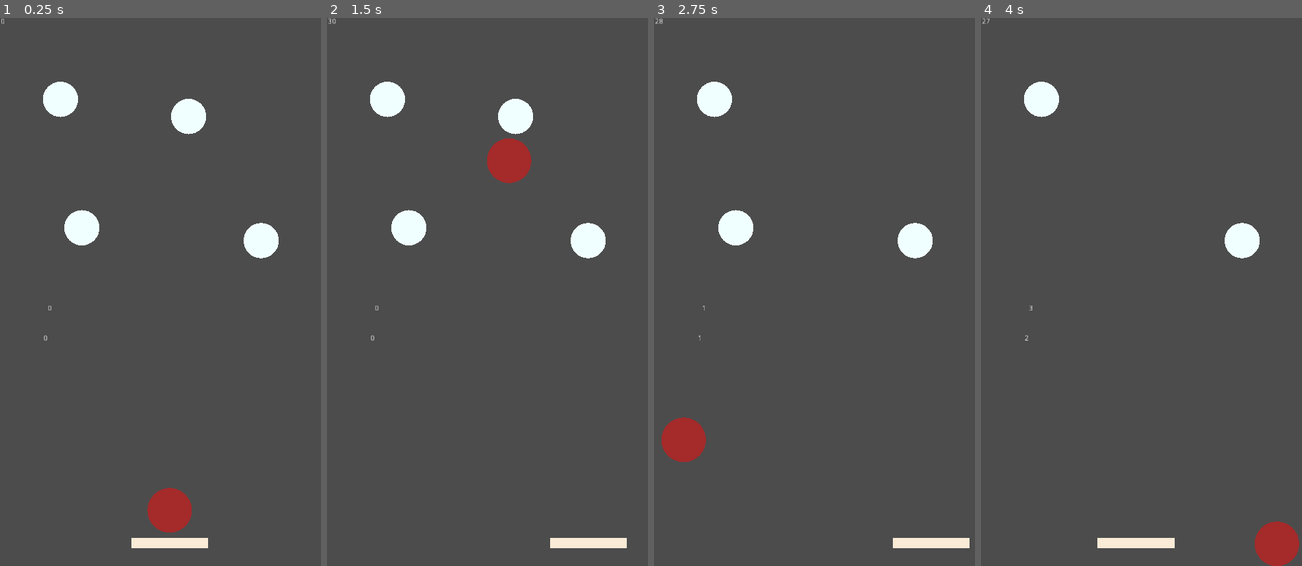
Above: before the commit, frames 1-4 (left to right).
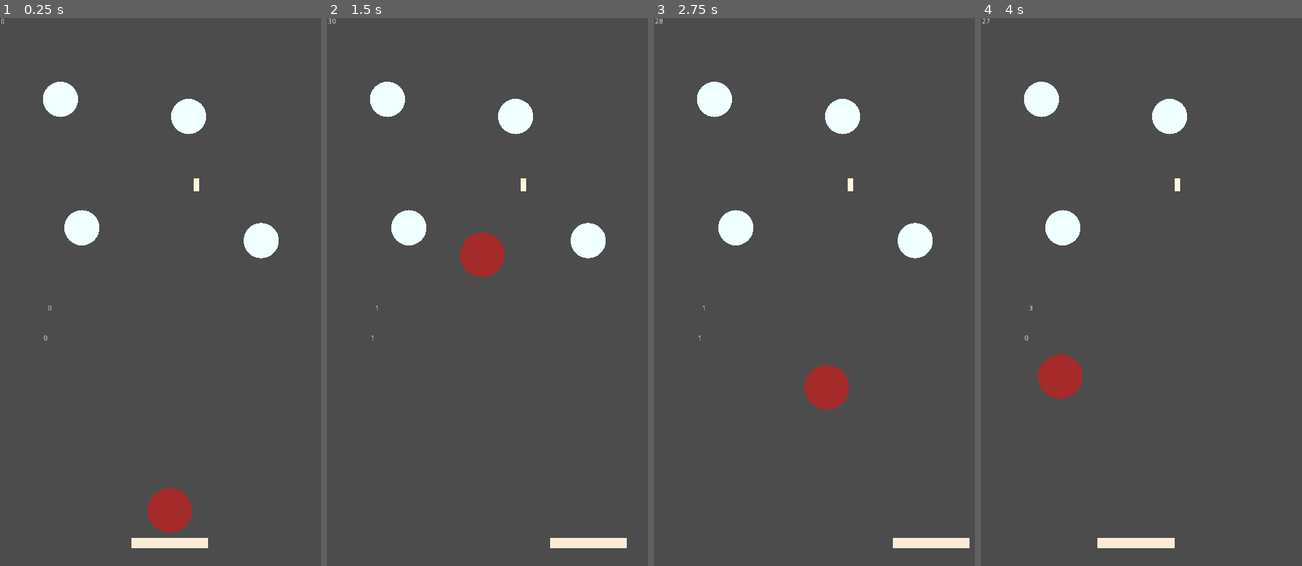
Above: after the commit, the same moments.

Repository: the-g-force/FamJam-September2020
Game: Godot game, scene res://src/TestLevel.tscn
Same seed, same stepped clock (60 frames per second), same inputs: the game is played once before the commit and once after it.
Inputs (mouse positions are in pixels of both pictures, inside the frame that each line leads up to):
- Up to frame 1 (0.25 s): no input
- Up to frame 2 (1.5 s): tap Enter at 0.5 s; move the mouse to (558, 264) at 0.52 s; hold D (move_right) 0.53-1.28 s; click (558, 264) at 0.67 s; move the mouse to (423, 319) at 1.27 s; hold A (move_left) from 1.28 s (still down)
- Up to frame 3 (2.75 s): move the mouse to (846, 171) at 2.02 s; release A (move_left) at 2.03 s; hold D (move_right) from 2.03 s (still down)
- Up to frame 4 (4 s): move the mouse to (1125, 401) at 2.77 s; click (1125, 401) at 2.92 s; move the mouse to (1237, 374) at 3.52 s; release D (move_right) at 3.53 s; hold A (move_left) from 3.53 s (still down)

The runs differ from the first frame. In frame 1, less than 0.1% of the frame differs, in the area x 60-63%, y 29-32%; in frame 2, 1.8%; in frame 3, 2.4%; in frame 4, 3.5%, in the area x 13-100%, y 14-100%.

Commit message:
Add Birdfeeder

Diff:
--- a/project/project.godot
+++ b/project/project.godot
@@ -9,6 +9,11 @@
 config_version=4
 
 _global_script_classes=[ {
+"base": "StaticBody2D",
+"class": "Birdfeeder",
+"language": "GDScript",
+"path": "res://src/Birdfeeder.gd"
+}, {
 "base": "StaticBody2D",
 "class": "Collectable",
 "language": "GDScript",
@@ -25,6 +30,7 @@
 "path": "res://src/Trampoline.gd"
 } ]
 _global_script_class_icons={
+"Birdfeeder": "",
 "Collectable": "",
 "Squirrel": "",
 "Trampoline": ""
--- /dev/null
+++ b/project/src/Birdfeeder.gd
@@ -0,0 +1,12 @@
+extends StaticBody2D
+class_name Birdfeeder
+
+signal hit
+
+
+func _draw():
+	draw_rect(Rect2(Vector2.ZERO, $CollisionShape2D.shape.extents), Color.cornsilk)
+
+
+func hit():
+	emit_signal("hit")
--- /dev/null
+++ b/project/src/Birdfeeder.tscn
@@ -0,0 +1,12 @@
+[gd_scene load_steps=3 format=2]
+
+[ext_resource path="res://src/Birdfeeder.gd" type="Script" id=1]
+
+[sub_resource type="RectangleShape2D" id=1]
+extents = Vector2( 10, 24 )
+
+[node name="Birdfeeder" type="StaticBody2D"]
+script = ExtResource( 1 )
+
+[node name="CollisionShape2D" type="CollisionShape2D" parent="."]
+shape = SubResource( 1 )
--- a/project/src/Squirrel.gd
+++ b/project/src/Squirrel.gd
@@ -6,6 +6,10 @@
 export var speed := 10.0
 export var max_speed := 30.0
 export var speedmod := 1.1
+onready var _hit_wall := $Wall
+onready var _hit_nut := $Nut
+onready var _hit_trampoline := $Trampoline
+onready var _hit_birdfeeder:= $Birdfeeder
 
 signal reset_combo
 
@@ -19,9 +23,16 @@
 		_velocity = _velocity.bounce(collision.normal)
 		if collision.collider is Collectable:
 			collision.collider.hit()
+			_hit_nut.play()
 		if collision.collider is Trampoline and speed < max_speed:
 			speed *= speedmod
 			emit_signal("reset_combo")
+			_hit_trampoline.play()
+		if collision.collider is Birdfeeder:
+			collision.collider.hit()
+			_hit_birdfeeder.play()
+		else:
+			_hit_wall.play()
 	update()
 
 
--- a/project/src/Squirrel.tscn
+++ b/project/src/Squirrel.tscn
@@ -1,6 +1,10 @@
-[gd_scene load_steps=3 format=2]
+[gd_scene load_steps=7 format=2]
 
 [ext_resource path="res://src/Squirrel.gd" type="Script" id=1]
+[ext_resource path="res://assets/sounds/bump_wall.wav" type="AudioStream" id=2]
+[ext_resource path="res://assets/sounds/nut.wav" type="AudioStream" id=3]
+[ext_resource path="res://assets/sounds/trampoline.wav" type="AudioStream" id=4]
+[ext_resource path="res://assets/sounds/bird_feeder.wav" type="AudioStream" id=5]
 
 [sub_resource type="CircleShape2D" id=1]
 radius = 41.7538
@@ -10,3 +14,15 @@
 
 [node name="CollisionShape2D" type="CollisionShape2D" parent="."]
 shape = SubResource( 1 )
+
+[node name="Wall" type="AudioStreamPlayer2D" parent="."]
+stream = ExtResource( 2 )
+
+[node name="Nut" type="AudioStreamPlayer2D" parent="."]
+stream = ExtResource( 3 )
+
+[node name="Trampoline" type="AudioStreamPlayer2D" parent="."]
+stream = ExtResource( 4 )
+
+[node name="Birdfeeder" type="AudioStreamPlayer2D" parent="."]
+stream = ExtResource( 5 )
--- a/project/src/TestLevel.gd
+++ b/project/src/TestLevel.gd
@@ -19,6 +19,8 @@
 		if item is Collectable:
 			item.connect("hit", self, "_collected_nut")
 			_total_nuts += 1
+		elif item is Birdfeeder:
+			item.connect("hit", self, "_hit_birdfeeder")
 
 
 func _process(_delta):
@@ -58,5 +60,11 @@
 	points += combo
 	_total_nuts -= 1
 
+
+func _hit_birdfeeder():
+	combo += 1
+	points += combo
+
+
 func _on_Squirrel_reset_combo():
 	combo = 0
--- a/project/src/TestLevel.tscn
+++ b/project/src/TestLevel.tscn
@@ -1,9 +1,10 @@
-[gd_scene load_steps=6 format=2]
+[gd_scene load_steps=7 format=2]
 
 [ext_resource path="res://src/Trampoline.tscn" type="PackedScene" id=1]
 [ext_resource path="res://src/Squirrel.tscn" type="PackedScene" id=2]
 [ext_resource path="res://src/Collectable.tscn" type="PackedScene" id=3]
 [ext_resource path="res://src/TestLevel.gd" type="Script" id=4]
+[ext_resource path="res://src/Birdfeeder.tscn" type="PackedScene" id=5]
 
 [sub_resource type="RectangleShape2D" id=1]
 extents = Vector2( 23.6311, 568 )
@@ -30,6 +31,8 @@
 
 [node name="Collectable4" parent="Collectables" instance=ExtResource( 3 )]
 position = Vector2( 126.454, 116.27 )
+
+[node name="Birdfeeder" parent="Collectables" instance=ExtResource( 5 )]
 
 [node name="Trampoline" parent="." instance=ExtResource( 1 )]
 position = Vector2( 316.534, 981.032 )
Not shown, added: project/assets/sounds/bird_feeder.wav.import
Not shown, added: project/assets/sounds/bump_wall.wav.import
Not shown, added: project/assets/sounds/nut.wav.import
Not shown, added: project/assets/sounds/trampoline.wav.import
